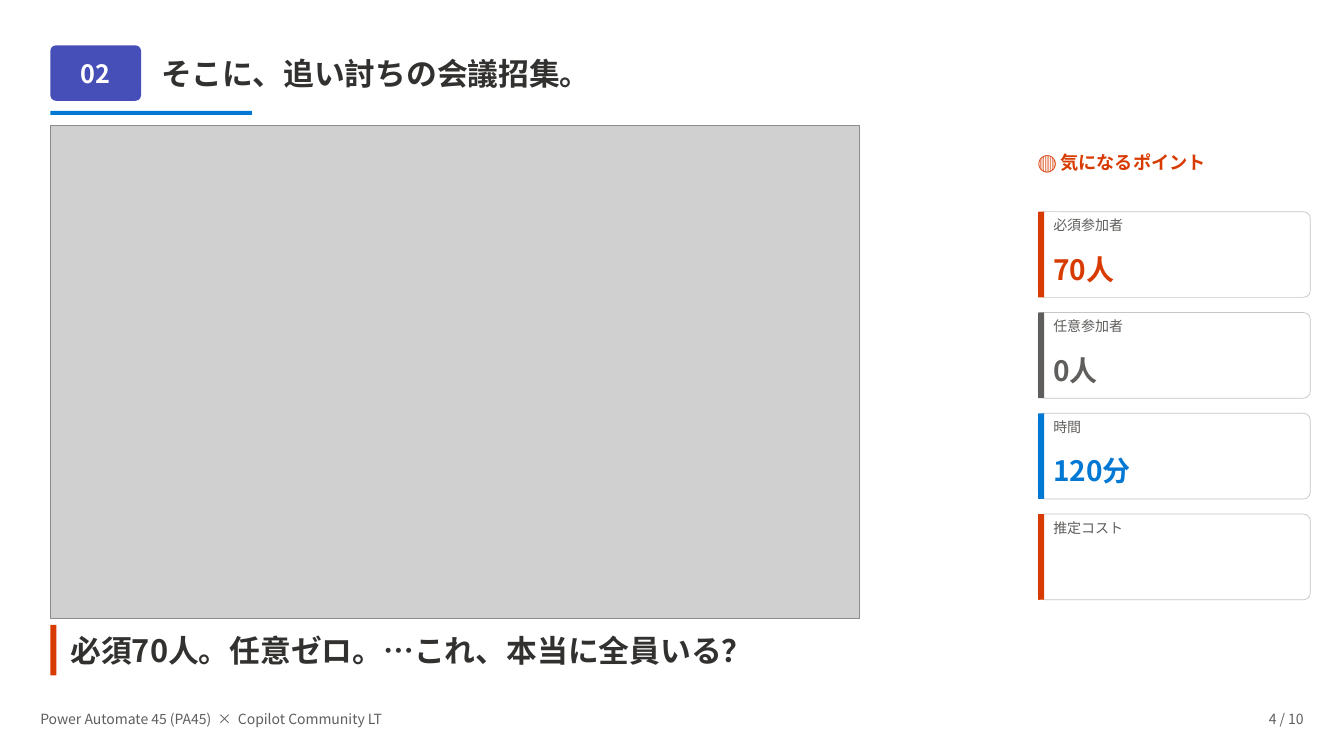
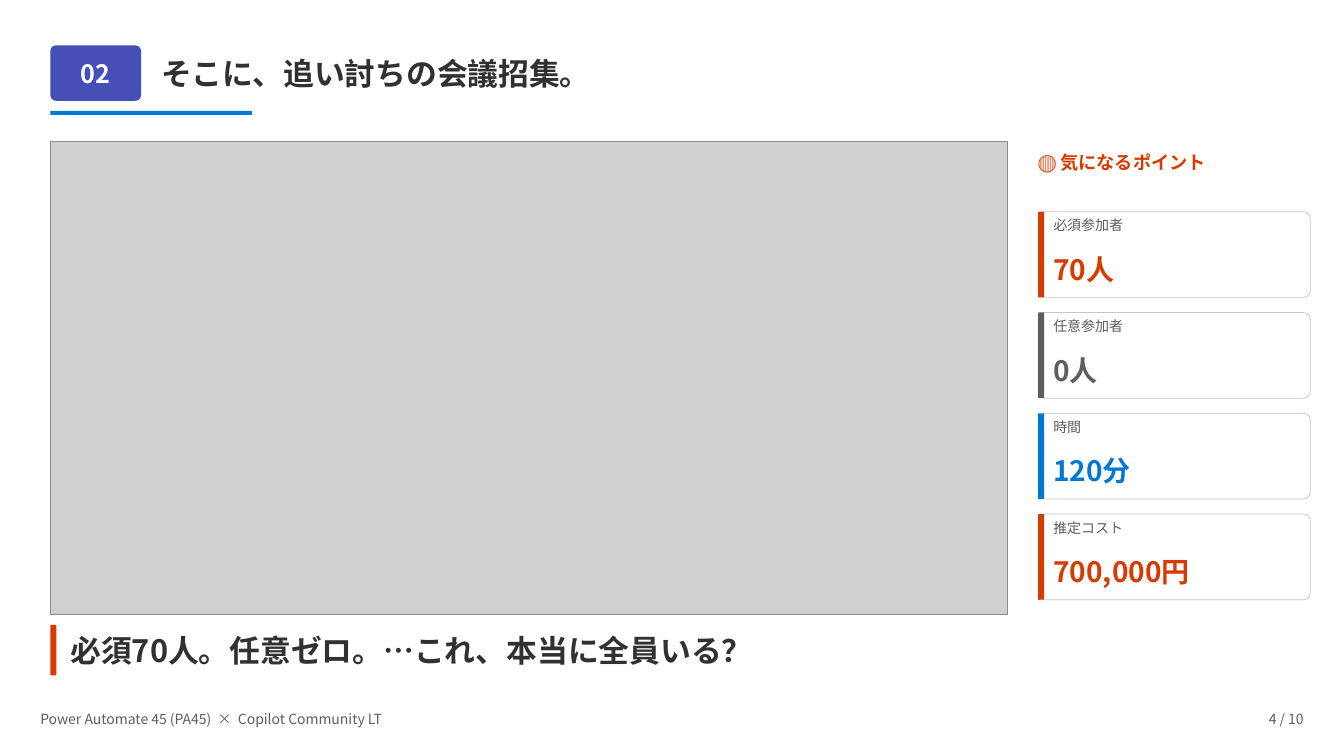
Before and after one commit to Haru-PowerPlatform/pa45, a slide deck: slide 4 of assets/pa45/LT001_Copilot_MeetingCostBot_20260428.pptx. Drawn at 1344x756 pixels with LibreOffice and Linux fonts; fonts in the diff are those of the drawing; grey boxes stand for pictures. Boxes give left, top, right and bottom in pixels: in the first picture for what was removed or moved away, otherwise in the second. Text is boxed around its words. In the diff, an @@ line names an element or a change of style, - is before the commit and + after.

```diff
--- a/assets/pa45/LT001_Copilot_MeetingCostBot_20260428.pptx
+++ b/assets/pa45/LT001_Copilot_MeetingCostBot_20260428.pptx
@@ picture: place and size @@
-picture at (50,126,860,619)
+picture at (50,141,1008,615)
@@ text added at (1053,560,1189,588), 20 pt, text #D83B01, bold @@
+700,000円
```
Also in this commit, not shown: 5 other slides changed, 2 slides added.
